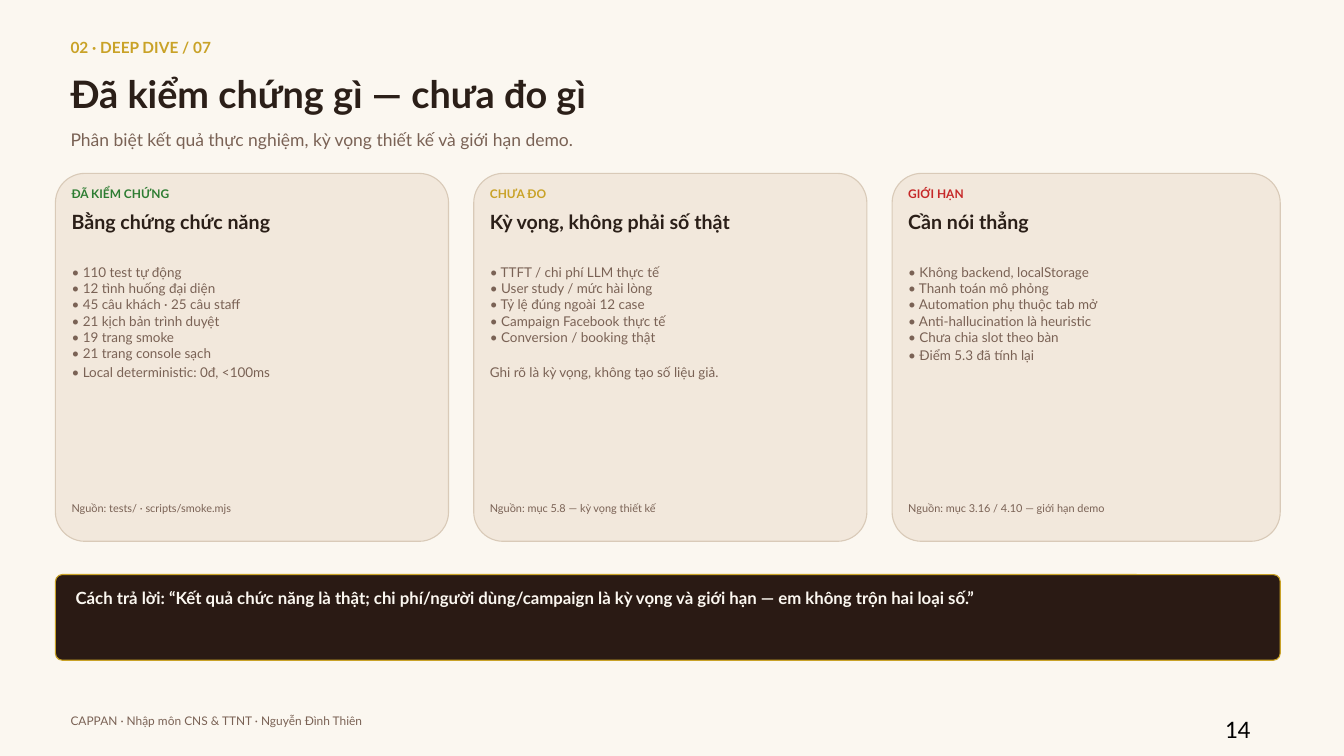
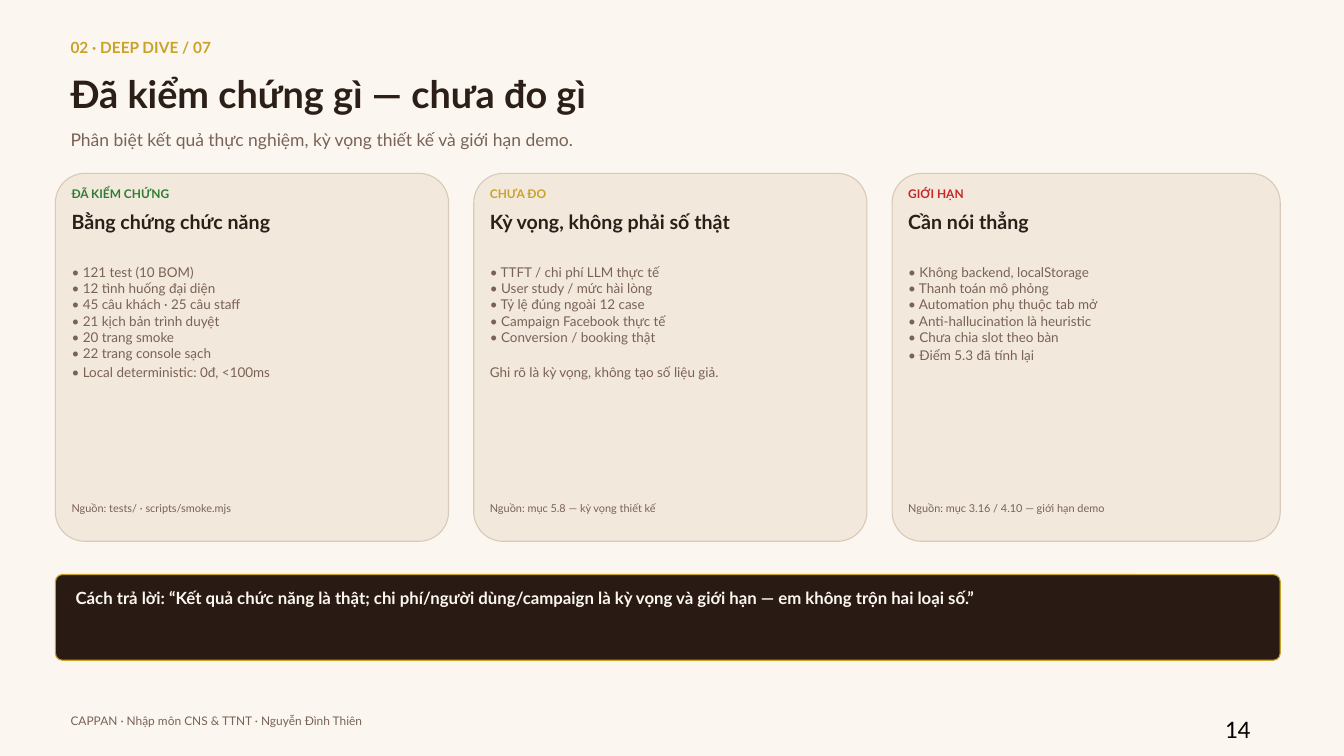
Before and after one commit to cappannguyen-0901/cappanwebdemo, a slide deck: slide 14 of cappan-slides.pptx. Drawn at 1344x756 pixels with LibreOffice and Linux fonts; fonts in the diff are those of the drawing. Boxes give left, top, right and bottom in pixels: in the first picture for what was removed or moved away, otherwise in the second. Text is boxed around its words. In the diff, an @@ line names an element or a change of style, - is before the commit and + after.

```diff
--- a/cappan-slides.pptx
+++ b/cappan-slides.pptx
@@ text at bbox=[83, 267, 270, 379]: text changed @@
-• 110 test tự động
-• 12 tình huống đại diện
-• 45 câu khách · 25 câu staff
-• 21 kịch bản trình duyệt
-• 19 trang smoke
-• 21 trang console sạch
-• Local deterministic: 0đ, <100ms
+• 121 test (10 BOM)
+• 12 tình huống đại diện
+• 45 câu khách · 25 câu staff
+• 21 kịch bản trình duyệt
+• 20 trang smoke
+• 22 trang console sạch
+• Local deterministic: 0đ, <100ms
```
Also in this commit, not shown: 5 other slides changed, 17 other files.
